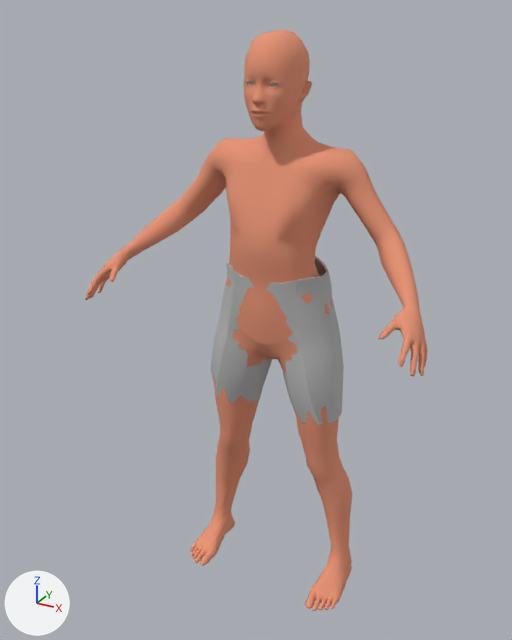
An edit to the Blender file ScoopsField/res/models/bodymodel_.blend, drawn before and after from the same camera.
Both versions are drawn from a camera (50 mm lens) standing at (0.854, -1.718, 1.712) and looking at (-0.038, -0.095, 0.901). Lighting does not change. The marker at lower left points along +X, +Y and +Z. The first picture is the older version.

Before the edit, the objects in view are built like this:
```python
ob_human = bpy.data.objects.new('Human', me_base_019)
ob_human.location = (0.0, 0.0, 0.0)
ob_human_001 = bpy.data.objects.new('Human.001', me_base_001)
ob_human_001.location = (0.0, 0.0, 0.0)
```
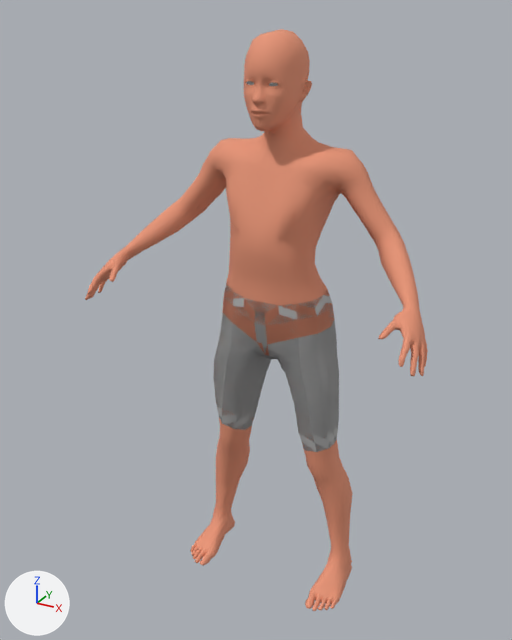
What differs and where, as boxes (x1, y1, x2, y2) in the pictures (512 x 640 px; the box of a moved part takes in the faces that stretch with it):
'Human.001', reshaped (10% shorter): before (211, 256, 352, 524); after (213, 284, 352, 524)
part 1 of me_base_001, moved or reshaped: before (211, 256, 344, 425); after (213, 284, 339, 452)

The edits, one by one:
me_base_001 is used by ob_human_001; location (0.0, 0.0, 0.0).
me_base_001 had 439 vertices, 452 faces and spanned x -0.243..0.0, y -0.144..0.105, z 0.223..1.086.
me_base_001 now has 439 vertices, 452 faces and spans x -0.243..0.0, y -0.145..0.097, z 0.223..1.002.
me_base_001 part 1: 276 of 439 vertices moved; they spanned x -0.21..0.0, y -0.144..0.105, z 0.586..1.086 and now span x -0.198..0.0, y -0.145..0.097, z 0.489..1.002; mean shift (-0.004, -0.001, -0.073); largest move (-0.121, -0.102, 0.616) -> (-0.122, -0.084, 0.506).
